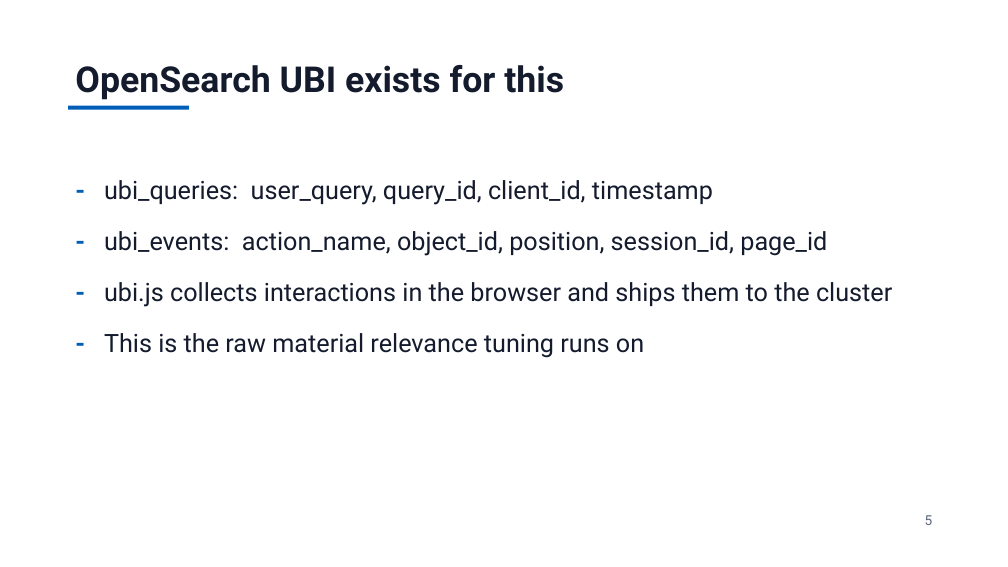
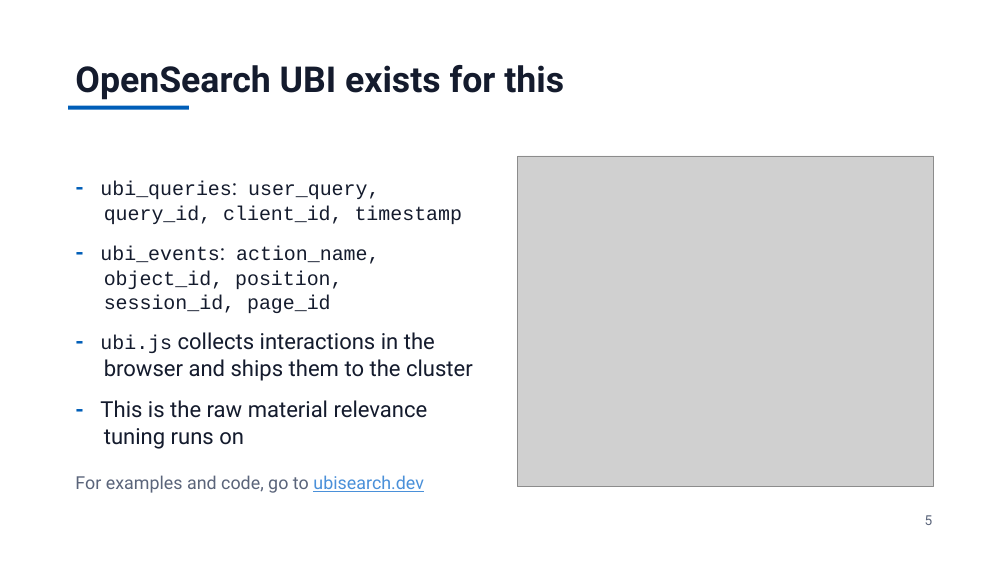
Before and after one commit to jzonthemtn/ldp-for-search, a slide deck: slide 5 of ldp_for_search_slides.pptx. Drawn at 1008x567 pixels with LibreOffice and Linux fonts; fonts in the diff are those of the drawing; grey boxes stand for pictures. Boxes give left, top, right and bottom in pixels: in the first picture for what was removed or moved away, otherwise in the second. Text is boxed around its words. In the diff, an @@ line names an element or a change of style, - is before the commit and + after.

```diff
--- a/ldp_for_search_slides.pptx
+++ b/ldp_for_search_slides.pptx
@@ picture added at (x1=518, y1=156, x2=934, y2=486) @@
@@ text at (x1=100, y1=181, x2=473, y2=449): size 24 to 21 pt in "- ubi_queries:", "- ubi_events:", "- collects interactions in the browser and ...", "- This is the raw material relevance ..."; size 24 to 19 pt, font Roboto to Courier New in "ubi_queries: user_query, query_id, client_id, timestamp", "ubi_events: action_name, object_id, position, session_id, pa ...", "ubi.js"; less space between paragraphs @@
@@ text at (x1=75, y1=475, x2=424, y2=493): paragraph added @@
+For examples and code, go to ubisearch.dev
```
Also in this commit, not shown: 25 other slides changed, 2 slides added, 3 slides removed, 20 other files.
